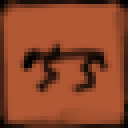
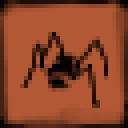
The second 128×128 image is a revision of the first. Changes to its layers:
hid "canine" over [16, 40, 112, 96]
showed "spider", painted on it over [20, 32, 112, 116]
